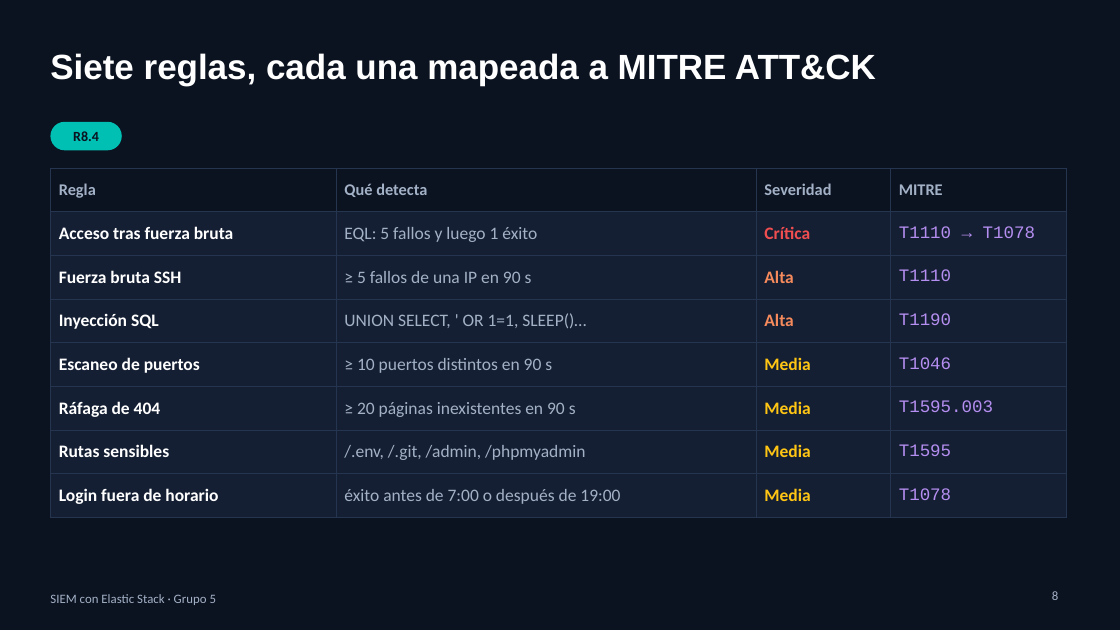
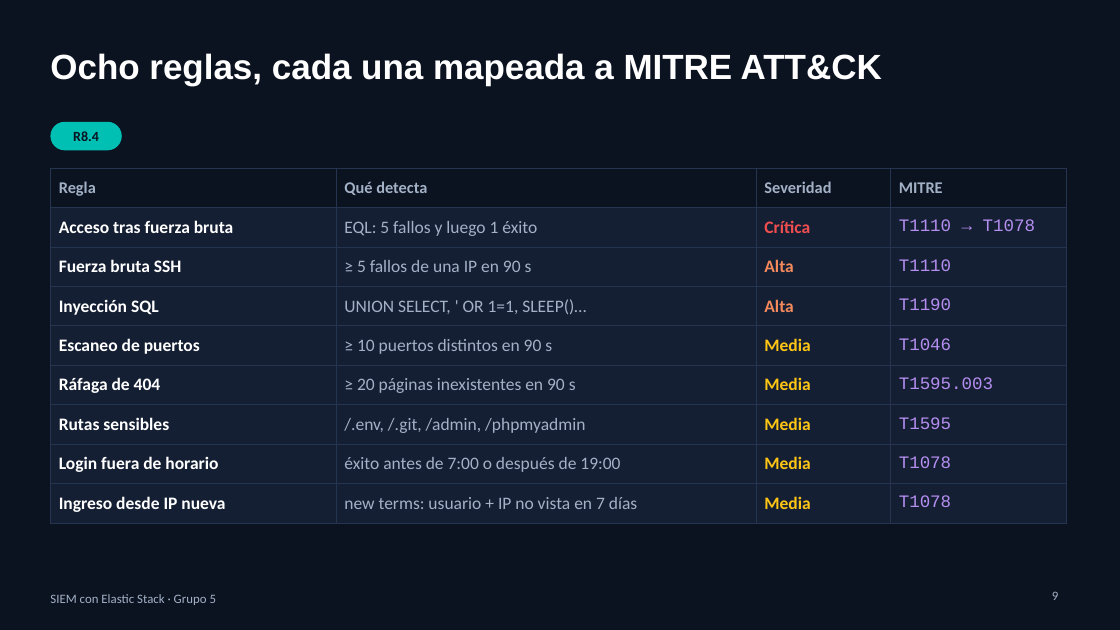
Before and after one commit to ballesterossmartsolutionssas/siem-elastic-grupo5, a slide deck: slide 9 of diapositivas/SIEM-Grupo5.pptx (slide 8 before the commit). Drawn at 1120x630 pixels with LibreOffice and Linux fonts; fonts in the diff are those of the drawing. Boxes give left, top, right and bottom in pixels: in the first picture for what was removed or moved away, otherwise in the second. Text is boxed around its words. In the diff, an @@ line names an element or a change of style, - is before the commit and + after.

Commit message:
Panel SOC: cumplimiento en vivo, salud, anomalías e investigación guiada; regla de anomalía new terms
- Franja R8.1-R8.8 que se pone en verde con las mediciones reales
- Salud del sistema: heap, disco y CPU por nodo, fases de ILM y retraso de la ingesta
- Detección de anomalías de volumen (z-score contra la línea base de 24 h)
- Incidentes agrupados por regla e IP, críticos arriba; top de IPs sin visitas normales
- Ficha de la IP con fallos, ingresos exitosos, puertos y herramienta
- Investigación guiada (R8.7 y R8.8): playbook con cronómetro que se guarda en siem-investigaciones
- reglas/08: ingreso SSH con usuario + IP nunca vistos en 7 días (new terms)
- Diapositivas (18) con Tecnologías, Investigación guiada y Conclusiones; guion y evidencias al día

```diff
--- a/diapositivas/SIEM-Grupo5.pptx
+++ b/diapositivas/SIEM-Grupo5.pptx
@@ title at box(50, 53, 882, 85): text changed @@
-Siete reglas, cada una mapeada a MITRE ATT&CK
+Ocho reglas, cada una mapeada a MITRE ATT&CK
@@ table at box(50, 168, 1067, 516) @@
+row 9: Ingreso desde IP nueva | new terms: usuario + IP no vista en 7 días | Media | T1078
```
Also in this commit, not shown: 7 other slides changed, 3 slides added, 15 other files.
